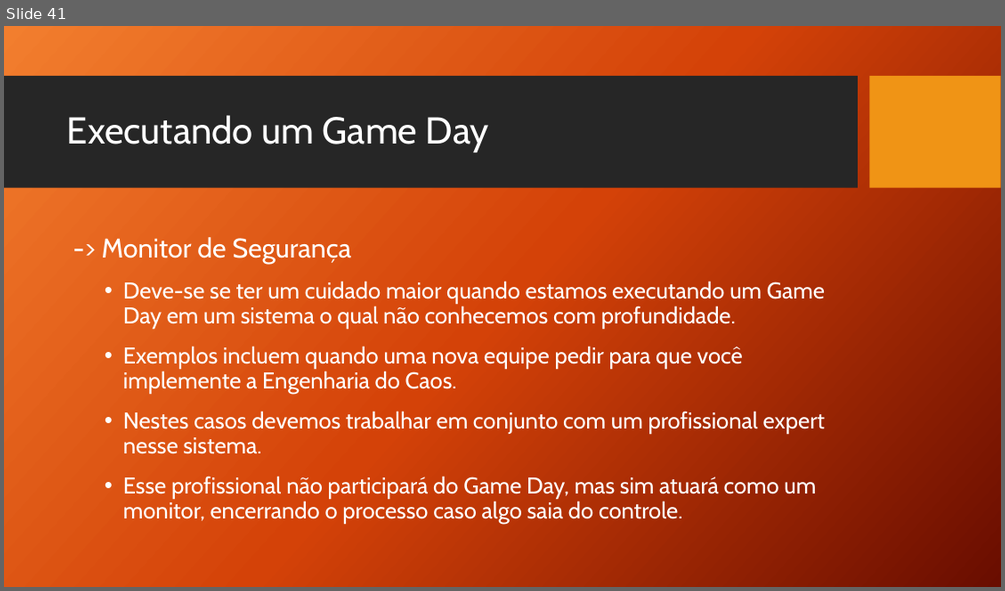
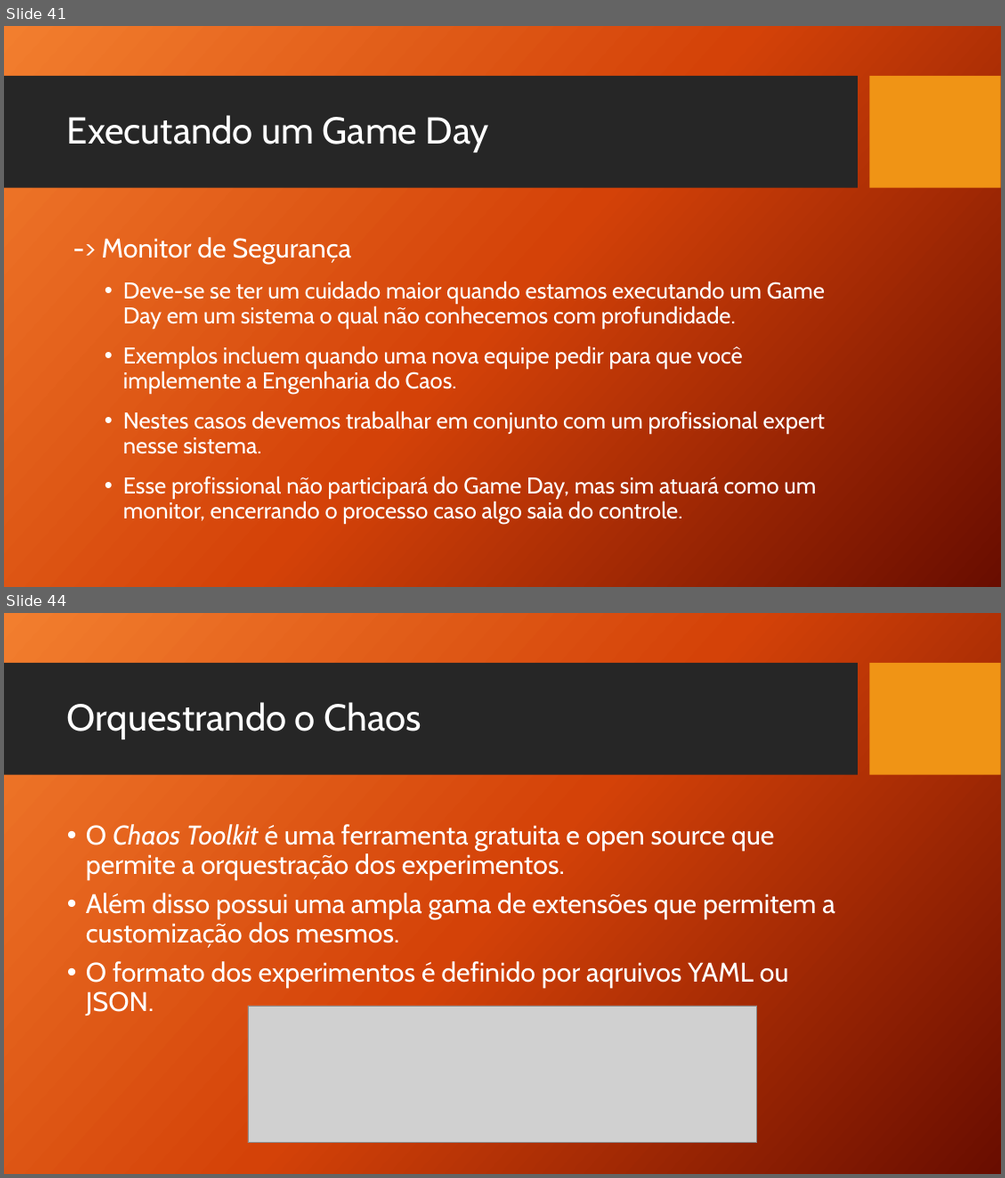
Before and after one commit to TCC-Chaos-Engineering/docs-chaos-engineering, a slide deck: docs/Chaos Engineering - Das Hipoteses aos Testes.pptx. Shown one above the other, each under a label of ours: slide 41 before the commit, slides 41 and 44 after it; the slides between them are not shown. The pictures are 1005x591 and 1005x1178 pixels, drawn with LibreOffice and Linux fonts; fonts in the diff are those of the drawing; grey boxes stand for pictures; background and template pictures are left out. Boxes give left, top, right and bottom in pixels: in the first picture for what was removed or moved away, otherwise in the second. Text is boxed around its words. In the diff, an @@ line names an element or a change of style, - is before the commit and + after.

```diff
--- a/docs/Chaos Engineering - Das Hipoteses aos Testes.pptx
+++ b/docs/Chaos Engineering - Das Hipoteses aos Testes.pptx
@@ slide 44 added at (4,613,1001,1174), background picture (left out); not listed: 2 template elements that a slide beside it also shows @@
@@ title added at (67,702,421,739), 36 pt, text #FFFFFF @@
+Orquestrando o Chaos
@@ text added at (86,824,835,1015), 26 pt, text #FFFFFF @@
+• O Chaos Toolkit é uma ferramenta gratuita e open source que permite a orquestração dos experimentos.
+• Além disso possui uma ampla gama de extensões que permitem a customização dos mesmos.
+• O formato dos experimentos é definido por aqruivos YAML ou JSON.
@@ picture added at (248,1005,757,1143) @@
```
Also in this commit, not shown: 2 slides changed, 9 other slides added.
